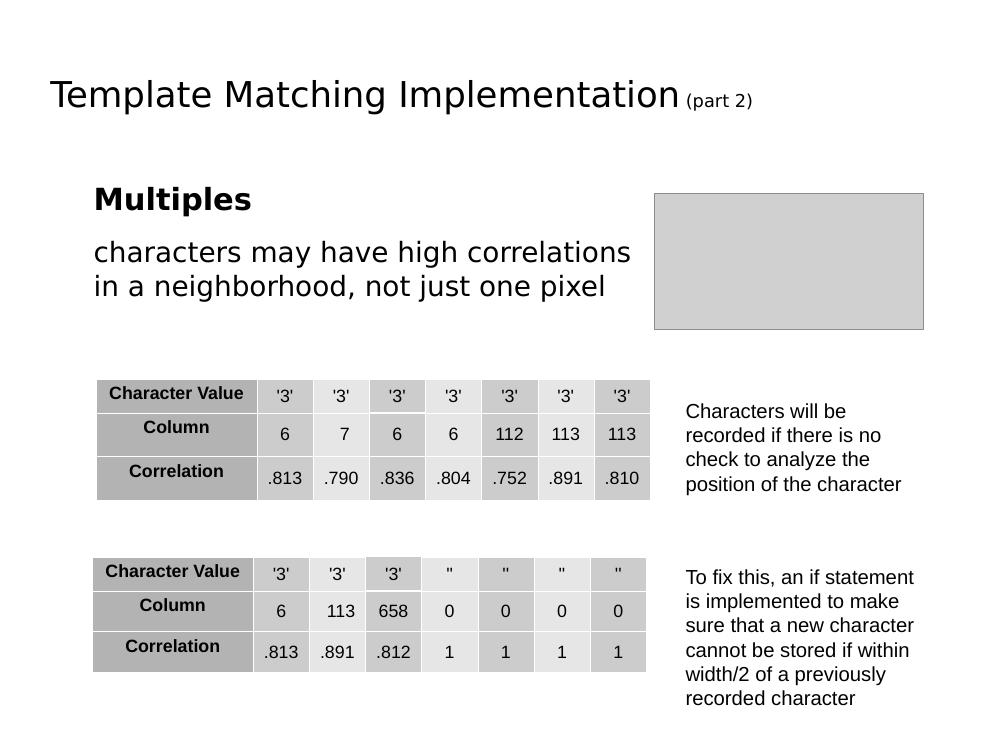
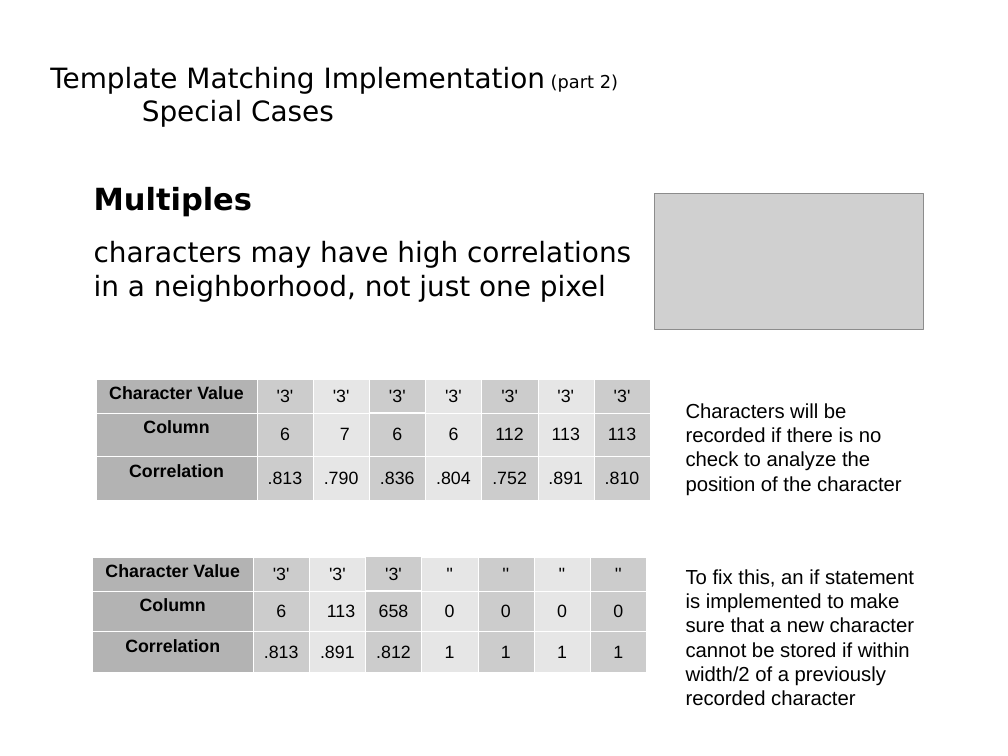
Before and after one commit to Luke-Meyer/dip_project, a slide deck: slide 6 of Presentation/License Plate Sequence Extraction.odp. Drawn at 1008x756 pixels with LibreOffice and Linux fonts; fonts in the diff are those of the drawing; grey boxes stand for pictures; background and template pictures are left out. Boxes give left, top, right and bottom in pixels: in the first picture for what was removed or moved away, otherwise in the second. Text is boxed around its words. In the diff, an @@ line names an element or a change of style, - is before the commit and + after.

```diff
--- a/Presentation/License Plate Sequence Extraction.odp
+++ b/Presentation/License Plate Sequence Extraction.odp
@@ title at (50, 66, 618, 127): text changed; size 28 to 22 pt @@
-Template Matching Implementation (part 2)
+Template Matching Implementation (part 2)
+Special Cases
```
Also in this commit, not shown: 5 other slides changed, 5 slides added, 1 slide removed, 4 other files.
